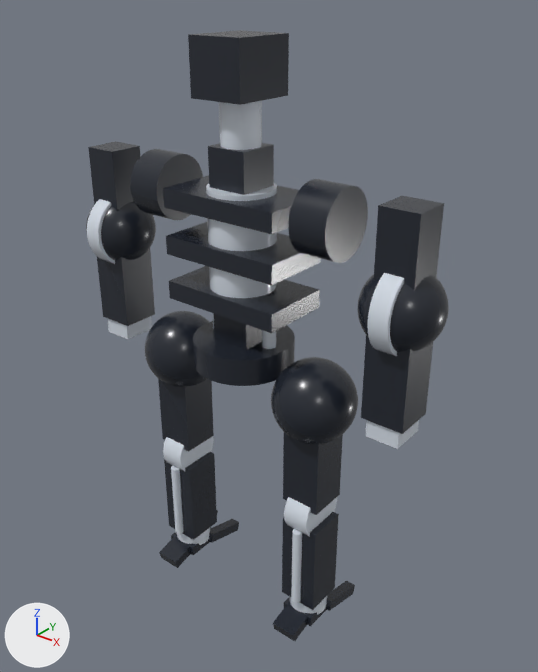
The glTF model assets/models/innerframe_run_cycle.glb as it was, and as the next commit left it.
Both versions are drawn from a 50 mm camera at (1.91, -2.21, 2.89) aimed at (0.06, 0.1, 1.46). The axes (+X, +Y, +Z) are drawn at lower left. The lights are the same throughout. The older version comes first. Vertices at exactly the same position are counted once.

In view in the first picture: 'arm_l_forearm_frame', 'arm_l_shoulder_bolt', 'arm_l_shoulder_joint', 'arm_r_forearm_frame', 'arm_r_shoulder_bolt', 'arm_r_shoulder_joint', 'arm_r_upper_arm', 'body_rib_low', 'body_rib_mid', 'body_rib_top', 'body_socket_r', 'body_spine', 'body_waist', 'head_skull', 'leg_r_hip_joint' and 24 more.
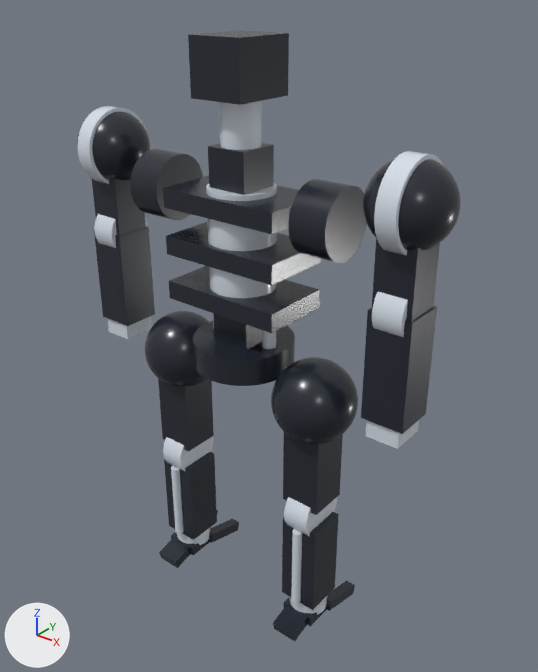
What differs and where, as boxes [x1, y1, x2, y2] in the pictures (538 x 672 px):
'arm_r_shoulder_joint', moved
    before: [357, 274, 449, 352]
    after: [363, 159, 461, 251]
'arm_l_shoulder_joint', moved
    before: [86, 202, 156, 260]
    after: [77, 111, 150, 180]
'arm_r_shoulder_bolt', moved
    before: [368, 273, 405, 356]
    after: [374, 151, 443, 256]
'arm_l_shoulder_bolt', moved
    before: [87, 199, 115, 264]
    after: [78, 106, 146, 184]

Patch to the scene script:
```diff
--- a/assets/models/innerframe_run_cycle.glb.py
+++ b/assets/models/innerframe_run_cycle.glb.py
@@ me_mesh_14 @@
 # used by ob_arm_l_shoulder_bolt; location = (-0.75, 0.0, 1.82)
-me_mesh_14.from_pydata(...)  # 386 vertices, 768 faces; spans x -0.04..0.04, y -0.17..0.17, z -0.17..0.17
+me_mesh_14.from_pydata(...)  # 386 vertices, 768 faces; spans x -0.79..-0.71, y -0.17..0.17, z 2.03..2.37
+# me_mesh_14 part 1: the whole mesh is moved by (-0.75, 0.0, 2.2)
 me_mesh_14.materials.append(mat_material_6)
@@ me_mesh_13 @@
 # used by ob_arm_l_shoulder_joint; location = (-0.75, 0.0, 1.82)
-me_mesh_13.from_pydata(...)  # 2050 vertices, 4096 faces; spans x -0.16..0.16, y -0.16..0.16, z -0.16..0.16
+me_mesh_13.from_pydata(...)  # 2050 vertices, 4096 faces; spans x -0.91..-0.59, y -0.16..0.16, z 2.04..2.36
+# me_mesh_13 part 2: the whole mesh is moved by (-0.75, 0.0, 2.2)
 me_mesh_13.materials.append(mat_material_5)
@@ me_mesh_20 @@
 # used by ob_arm_r_shoulder_bolt; location = (0.75, 0.0, 1.82)
-me_mesh_20.from_pydata(...)  # 386 vertices, 768 faces; spans x -0.04..0.04, y -0.17..0.17, z -0.17..0.17
+me_mesh_20.from_pydata(...)  # 386 vertices, 768 faces; spans x 0.71..0.79, y -0.17..0.17, z 2.03..2.37
+# me_mesh_20 part 3: the whole mesh is moved by (0.75, 0.0, 2.2)
 me_mesh_20.materials.append(mat_material_8)
@@ me_mesh_19 @@
 # used by ob_arm_r_shoulder_joint; location = (0.75, 0.0, 1.82)
-me_mesh_19.from_pydata(...)  # 2050 vertices, 4096 faces; spans x -0.16..0.16, y -0.16..0.16, z -0.16..0.16
+me_mesh_19.from_pydata(...)  # 2050 vertices, 4096 faces; spans x 0.59..0.91, y -0.16..0.16, z 2.04..2.36
+# me_mesh_19 part 4: the whole mesh is moved by (0.75, 0.0, 2.2)
 me_mesh_19.materials.append(mat_material_7)
@@ ob_arm_l_shoulder_bolt @@
 ob_arm_l_shoulder_bolt = bpy.data.objects.new('arm_l_shoulder_bolt', me_mesh_14)
-ob_arm_l_shoulder_bolt.location = (-0.75, 0.0, 1.82)
+ob_arm_l_shoulder_bolt.location = (0.0, 0.0, 0.0)
@@ ob_arm_l_shoulder_joint @@
 ob_arm_l_shoulder_joint = bpy.data.objects.new('arm_l_shoulder_joint', me_mesh_13)
-ob_arm_l_shoulder_joint.location = (-0.75, 0.0, 1.82)
+ob_arm_l_shoulder_joint.location = (0.0, 0.0, 0.0)
@@ ob_arm_r_shoulder_bolt @@
 ob_arm_r_shoulder_bolt = bpy.data.objects.new('arm_r_shoulder_bolt', me_mesh_20)
-ob_arm_r_shoulder_bolt.location = (0.75, 0.0, 1.82)
+ob_arm_r_shoulder_bolt.location = (0.0, 0.0, 0.0)
@@ ob_arm_r_shoulder_joint @@
 ob_arm_r_shoulder_joint = bpy.data.objects.new('arm_r_shoulder_joint', me_mesh_19)
-ob_arm_r_shoulder_joint.location = (0.75, 0.0, 1.82)
+ob_arm_r_shoulder_joint.location = (0.0, 0.0, 0.0)
```
